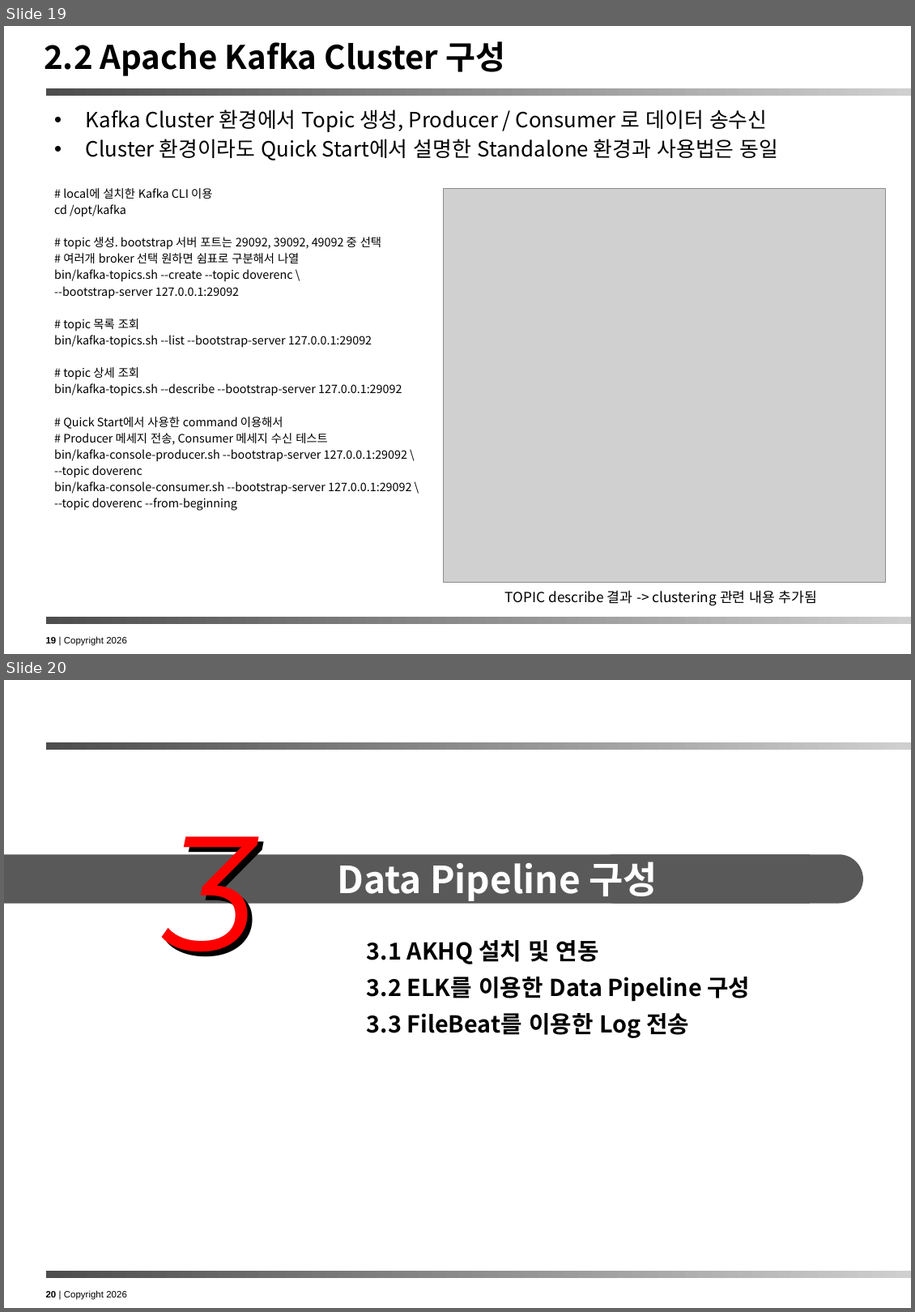
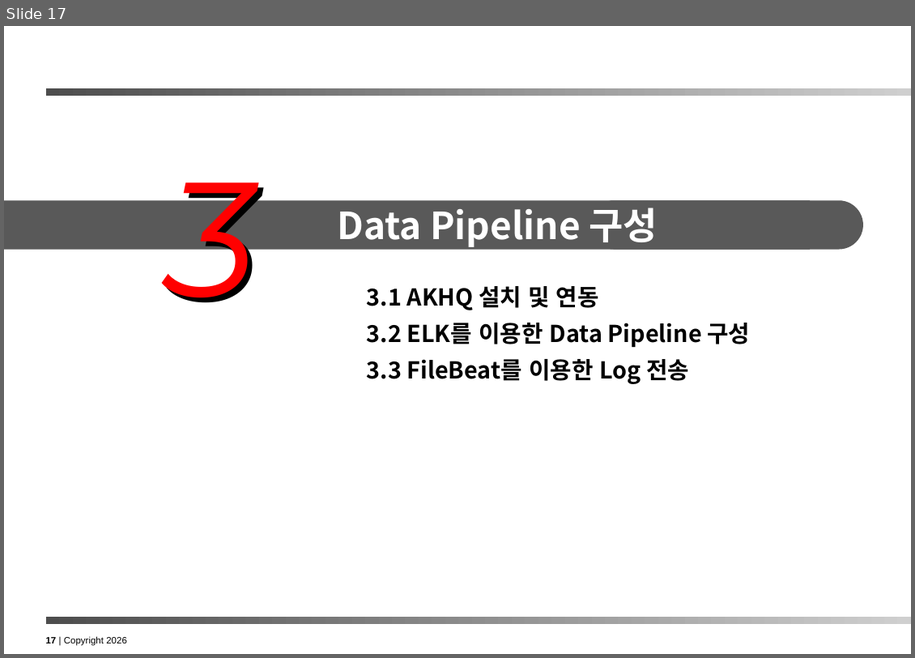
Before and after one commit to ykchang/ontology_handson, a slide deck: doc/Ontology Hands On Lab.pptx. Shown one above the other, each under a label of ours: slides 19 and 20 before the commit, slide 17 after it. The pictures are 915x1312 and 915x658 pixels, drawn with LibreOffice and Linux fonts; fonts in the diff are those of the drawing; grey boxes stand for pictures. Boxes give left, top, right and bottom in pixels: in the first picture for what was removed or moved away, otherwise in the second. Text is boxed around its words. In the diff, an @@ line names an element or a change of style, - is before the commit and + after.

Commit message:
2026-05-09 protege 실습 추가

```diff
--- a/doc/Ontology Hands On Lab.pptx
+++ b/doc/Ontology Hands On Lab.pptx
@@ slide 19 removed at [4, 26, 911, 654], background #FFFFFF; not listed: 3 template elements that a slide beside it also shows @@
@@ title removed at [44, 41, 505, 76] @@
-2.2 Apache Kafka Cluster 구성
@@ text removed at [54, 109, 779, 510] @@
-• Kafka Cluster 환경에서 Topic 생성, Producer / Consumer 로 데이터 송수신
-• Cluster 환경이라도 Quick Start에서 설명한 Standalone 환경과 사용법은 동일
-# local에 설치한 Kafka CLI 이용
-cd /opt/kafka
-# topic 생성. bootstrap 서버 포트는 29092, 39092, 49092 중 선택
-# 여러개 broker 선택 원하면 쉼표로 구분해서 나열
-bin/kafka-topics.sh --create --topic doverenc \
---bootstrap-server 127.0.0.1:29092
-# topic 목록 조회
-bin/kafka-topics.sh --list --bootstrap-server 127.0.0.1:29092
-# topic 상세 조회
-bin/kafka-topics.sh --describe --bootstrap-server 127.0.0.1:29092
-# Quick Start에서 사용한 command 이용해서
-# Producer 메세지 전송, Consumer 메세지 수신 테스트
-bin/kafka-console-producer.sh --bootstrap-server 127.0.0.1:29092 \
---topic doverenc
-bin/kafka-console-consumer.sh --bootstrap-server 127.0.0.1:29092 \
---topic doverenc --from-beginning
@@ picture removed at [444, 189, 886, 582] @@
@@ text removed at [505, 590, 818, 606] @@
-TOPIC describe 결과 -> clustering 관련 내용 추가됨
@@ what was slide 20 is now slide 17 @@
@@ page number at [46, 636, 127, 646]: text changed @@
-20 | Copyright 2026
+17 | Copyright 2026
```
Also in this commit, not shown: 2 other slides removed, 20 other files.
